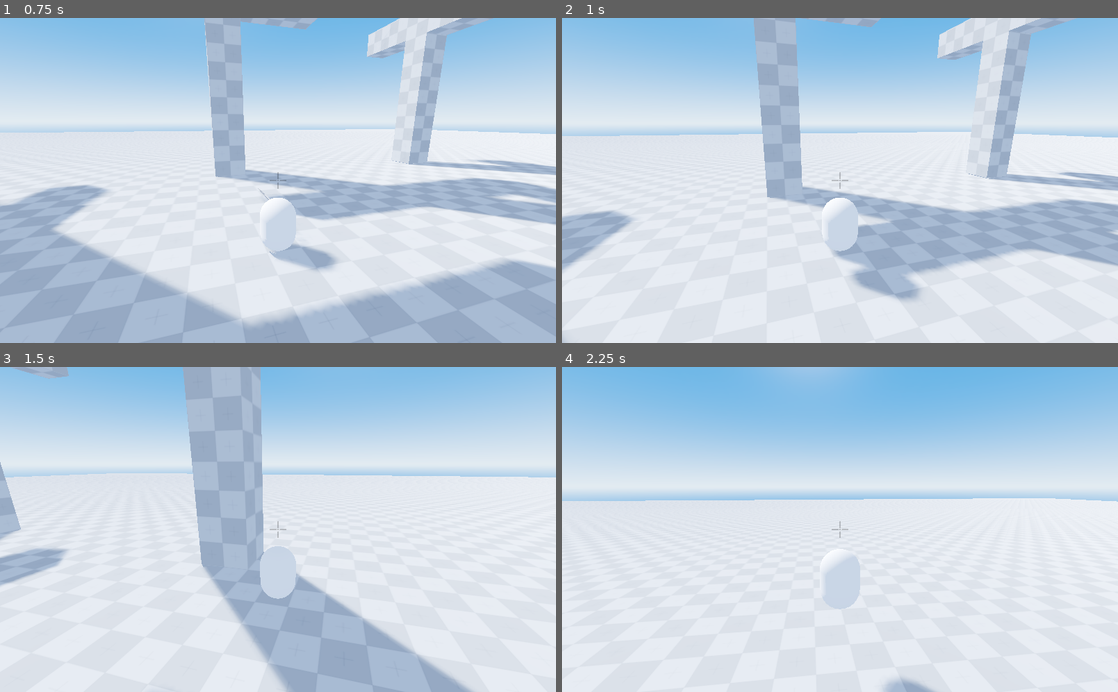
Above: before the commit, frames 1-4 (two rows, left to right).
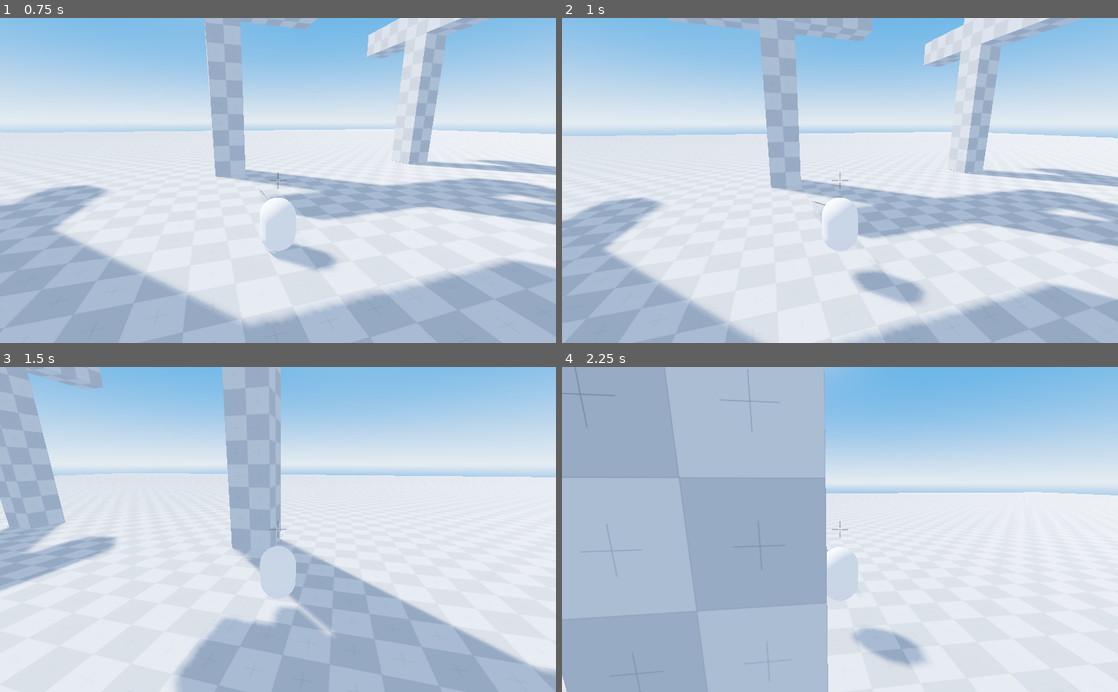
Above: after the commit, the same moments.

Repository: nickyvanurk/game-prototypes
Game: Godot game, scene res://world/world.tscn
The game is run twice, just before and just after one commit, with the same random seed, the same clock (stepped at 60 frames per second) and the same inputs.
Inputs (mouse positions are in pixels of both pictures, inside the frame that each line leads up to):
- Up to frame 1 (0.75 s): tap Enter at 0.5 s; move the mouse to (305, 180) at 0.52 s; hold W (move_forward) from 0.53 s (still down); hold Right mouse button (grapple) from 0.53 s (still down)
- Up to frame 2 (1 s): keep holding W (move_forward); keep holding Right mouse button (grapple); tap Space (jump) at 0.77 s; tap F (reel_out) at 0.8 s
- Up to frame 3 (1.5 s): keep holding W (move_forward); tap Space (jump) at 1.07 s; move the mouse to (250, 529) at 1.27 s; release Right mouse button (grapple) at 1.28 s; tap F (reel_out) at 1.35 s
- Up to frame 4 (2.25 s): keep holding W (move_forward); tap Space (jump) at 1.52, 1.55, 1.82, 2.1 s; move the mouse to (851, 523) at 2.02 s; hold Right mouse button (grapple) from 2.03 s (still down)

Frame 1 is identical in both runs. In frame 2, 26% of the frame differs, in the area x 0-100%, y 0-100%; in frame 3, 21%; in frame 4, 47%.

Commit message:
Add reel in/out

Diff:
--- a/grappling-hook/grappling-hook/grappling_hook.gd
+++ b/grappling-hook/grappling-hook/grappling_hook.gd
@@ -1,15 +1,14 @@
 extends Spatial
 
+export var min_rope_length = 1
 export var max_rope_length = 50
-export var rest_length = 1
-export var rope_stiffness = 4
-export var max_grapple_speed = 30
+export var reel_speed = 3
 
 enum State { Released, Attached, ReelingIn, ReelingOut }
 
 var state = State.Released
 var grapple_position = Vector3.ZERO
-var rope_length
+var rope_length = min_rope_length
 
 onready var parent = get_parent()
 onready var line_geometry = get_node("LineGeometry")
@@ -22,28 +21,32 @@
 		set_physics_process(false)
 
 func _process(delta):
-	if Input.is_action_pressed("reel_in") && [State.Attached, State.ReelingIn, State.ReelingOut].has(state):
-		state = State.ReelingIn
-		print("Reeling in...")
-	if Input.is_action_pressed("reel_out") && [State.Attached, State.ReelingIn, State.ReelingOut].has(state):
-		state = State.ReelingOut
-		print("Reeling out...")
+	pass
 
 func _physics_process(delta):
 	rope.visible = false
 
 	if is_attached():
+		if Input.is_action_pressed("reel_in"):
+			state = State.ReelingIn
+			if rope_length > min_rope_length:
+				rope_length -= reel_speed * delta
+		if Input.is_action_pressed("reel_out"):
+			state = State.ReelingOut
+			if rope_length < max_rope_length:
+				rope_length += reel_speed * delta
+				var direction = (grapple_position - parent.translation).normalized()
+				parent.translation = grapple_position - direction * rope_length
+
 		var direction = (grapple_position - parent.translation).normalized()
 		var length = (grapple_position - parent.translation).length()
 
 		if length > rope_length:
-			parent.translation = grapple_position - (direction * rope_length)
+			parent.translation = grapple_position - direction * rope_length
 
-		var speed_towards_grapple_position = round(parent.velocity.dot(direction) * 100) / 100
-		if speed_towards_grapple_position:
-			if length > rope_length:
+			var speed_towards_grapple_position = round(parent.velocity.dot(direction) * 100) / 100
+			if speed_towards_grapple_position < 0:
 				parent.velocity -= speed_towards_grapple_position * direction
-				parent.translation = grapple_position - direction * length
 
 		rope.scale = Vector3(0.02, 0.02, length / 2)
 		rope.look_at_from_position((grapple_position + global_transform.origin) / 2, grapple_position, Vector3.UP)
--- a/grappling-hook/player/player.gd
+++ b/grappling-hook/player/player.gd
@@ -37,9 +37,8 @@
 		velocity.x += direction.x * accel * delta
 		velocity.z += direction.z * accel * delta
 
-	if Input.is_action_just_pressed("jump") and (is_on_floor() or grappling_hook.is_attached()):
+	if Input.is_action_just_pressed("jump") and (is_on_floor() ):
 		velocity.y += jump_impulse
-		grappling_hook.release()
 
 	velocity.y = clamp(velocity.y - (gravity * delta), -terminal_velocity, terminal_velocity)
 	velocity = move_and_slide(velocity, Vector3.UP, true)
